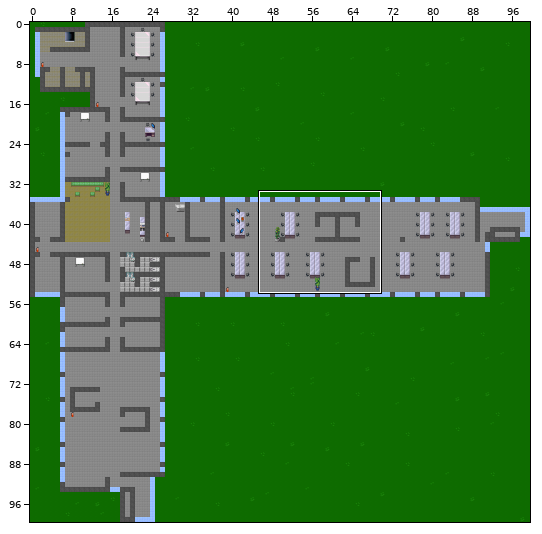
Tiled map: untitled.tmx. Above, an overview of the earlier version with the close-up marked.
Close-up. Old version:
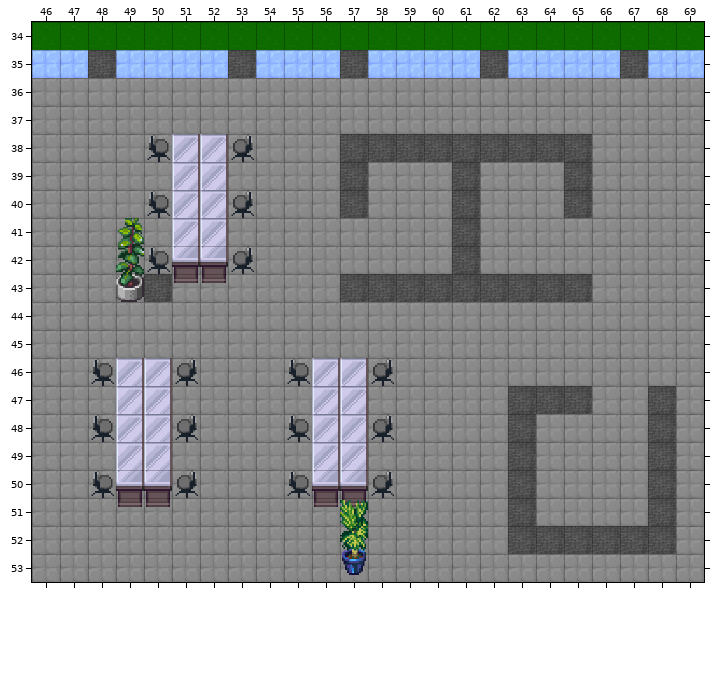
Cells are 32x32 px. Shown: x 46..69, y 34..53. The commit also changed other parts of the map, which this record leaves out.
And afterwards:
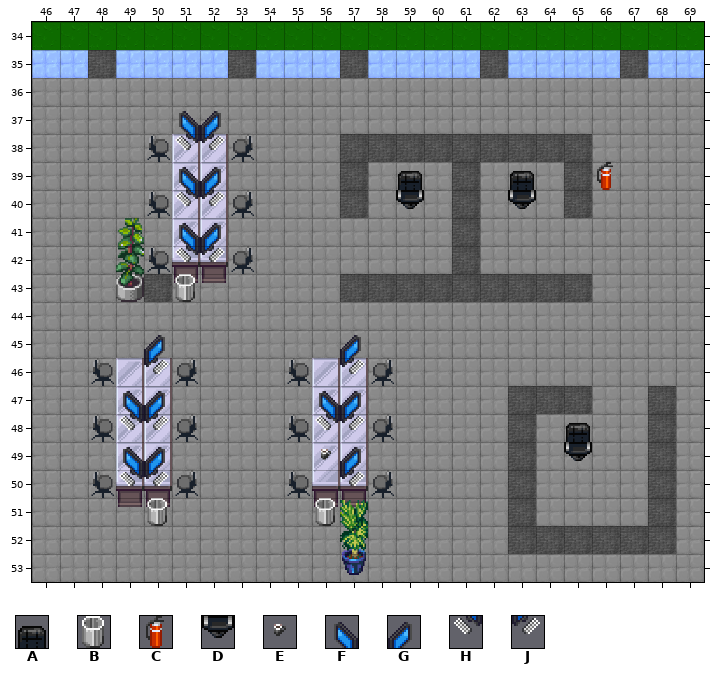
Key: from "OfficeTiles": A 94, B 96, C 97, D 110, E 174, F 190, G 190 flipped left-right, H 206, J 206 flipped left-right.
_ is an empty cell.
The edit:
Layer "Shit":
Tile A now appears in row 39 at x 59 and 63; in row 48 at x 65.
Tile B now appears in row 43 at x 51; in row 51 at x 50 and 56.
Tile C now appears in row 39 at x 66.
Tile D now appears in row 40 at x 59 and 63; in row 49 at x 65.
Tile E now appears in row 49 at x 56.
Tile F now appears in row 37 at x 51; in row 39 at x 51; in row 41 at x 51; in row 47 at x 49 and 56; in row 49 at x 49.
Tile G now appears in row 37 at x 52; in row 39 at x 52; in row 41 at x 52; in row 45 at x 50 and 57; in row 47 at x 50 and 57; in row 49 at x 50 and 57.
Tile H now appears in row 38 at x 51; in row 40 at x 51; in row 42 at x 51; in row 48 at x 49 and 56; in row 50 at x 49.
Tile J now appears in row 38 at x 52; in row 40 at x 52; in row 42 at x 52; in row 46 at x 50 and 57; in row 48 at x 50 and 57; in row 50 at x 50 and 57.
